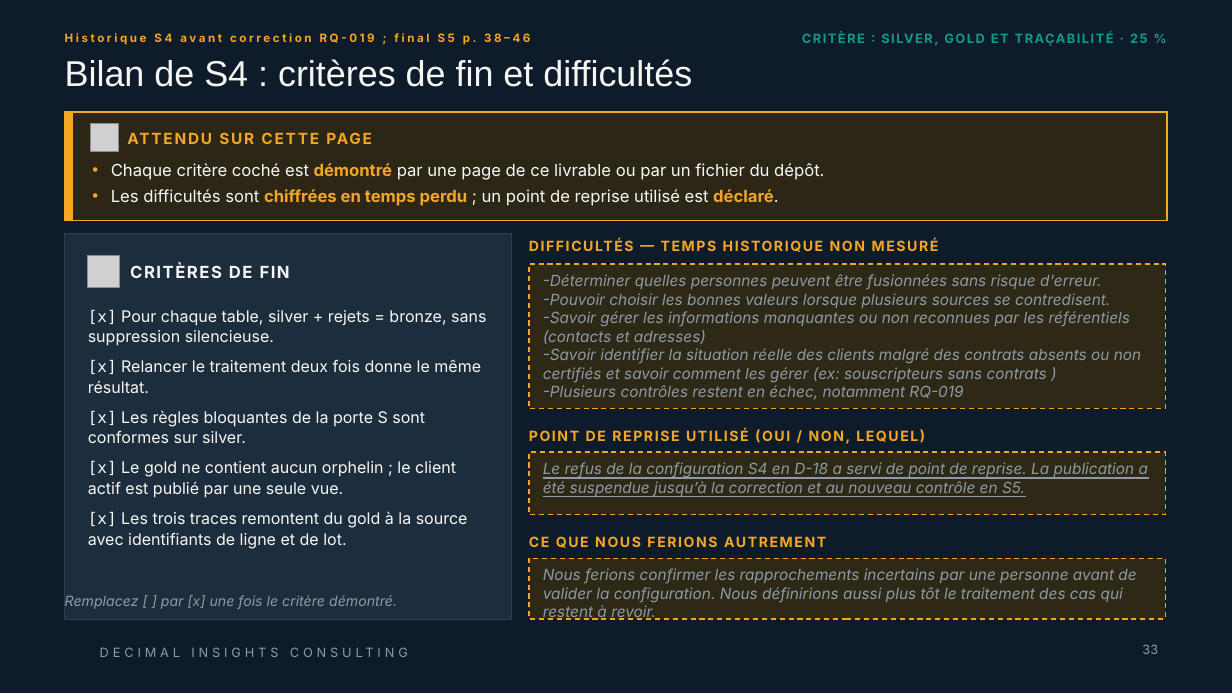
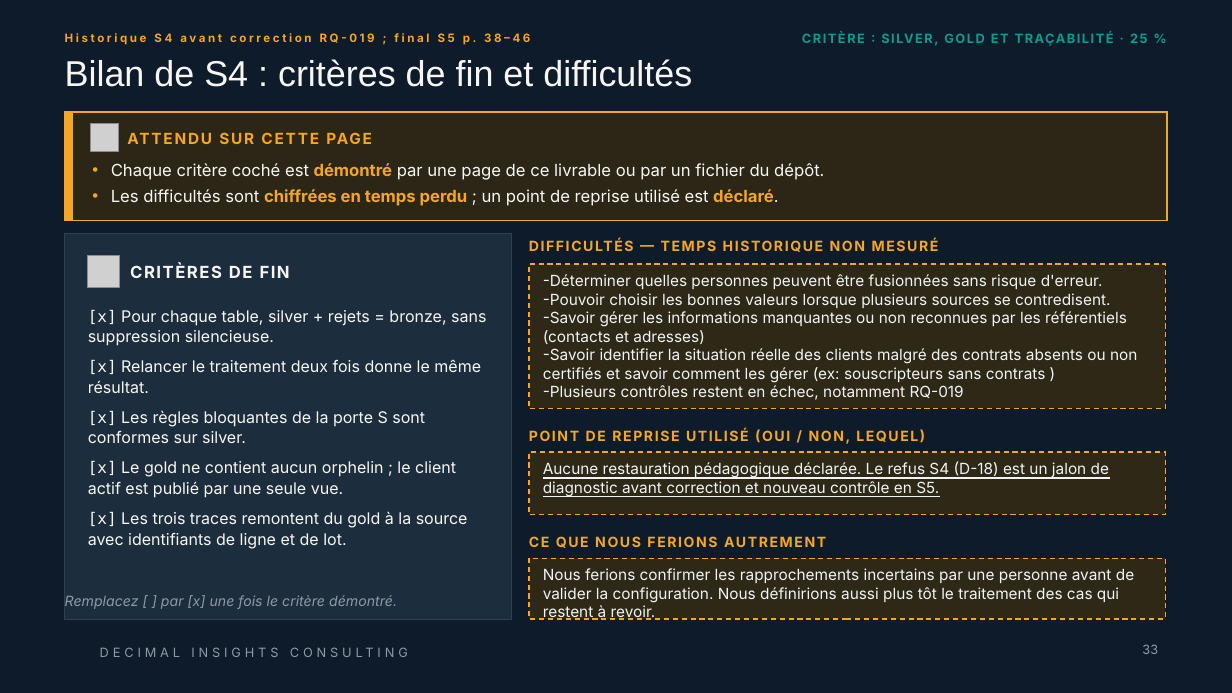
Before and after one commit to ruthabebeneg/td-qualite-g02, a slide deck: slide 33 of livrables/Livrable_Groupe_TD_AssurConnect.pptx. Drawn at 1232x693 pixels with LibreOffice and Linux fonts; fonts in the diff are those of the drawing; grey boxes stand for pictures; background and template pictures are left out. Boxes give left, top, right and bottom in pixels: in the first picture for what was removed or moved away, otherwise in the second. Text is boxed around its words. In the diff, an @@ line names an element or a change of style, - is before the commit and + after.

```diff
--- a/livrables/Livrable_Groupe_TD_AssurConnect.pptx
+++ b/livrables/Livrable_Groupe_TD_AssurConnect.pptx
@@ rectangle "-Déterminer quelles personnes peuvent être ..." at (529, 264, 1165, 409): text colour #8E99A4 to #F1F3F5, italic off @@
@@ text in rectangle at (543, 461, 1109, 497): text changed; text colour #8E99A4 to #F1F3F5; italic off @@
-Le refus de la configuration S4 en D-18 a servi de point de reprise. La publication a été suspendue jusqu’à la correction et au nouveau contrôle en S5.
+Aucune restauration pédagogique déclarée. Le refus S4 (D-18) est un jalon de diagnostic avant correction et nouveau contrôle en S5.
@@ rectangle "Nous ferions confirmer les rapprochements ..." at (529, 558, 1165, 619): text colour #8E99A4 to #F1F3F5, italic off @@
```
Also in this commit, not shown: 4 other slides changed, 43 other files.
